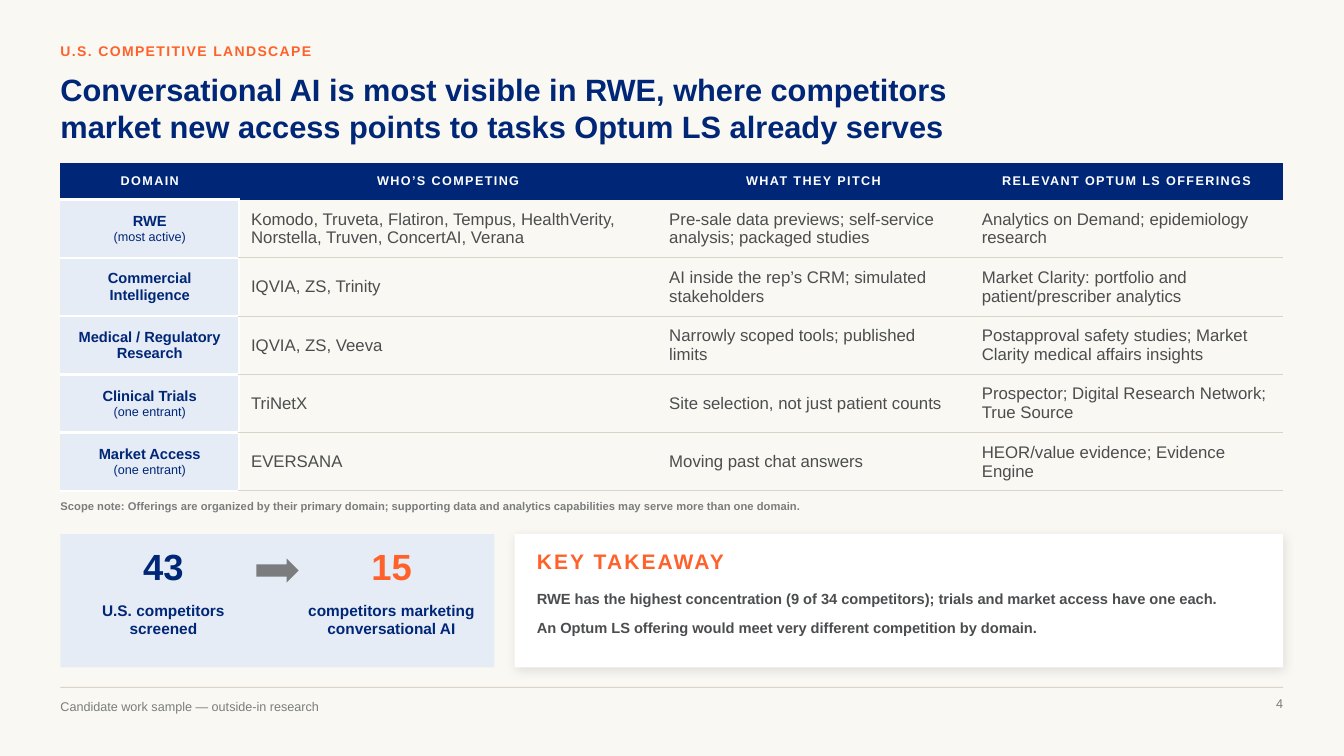
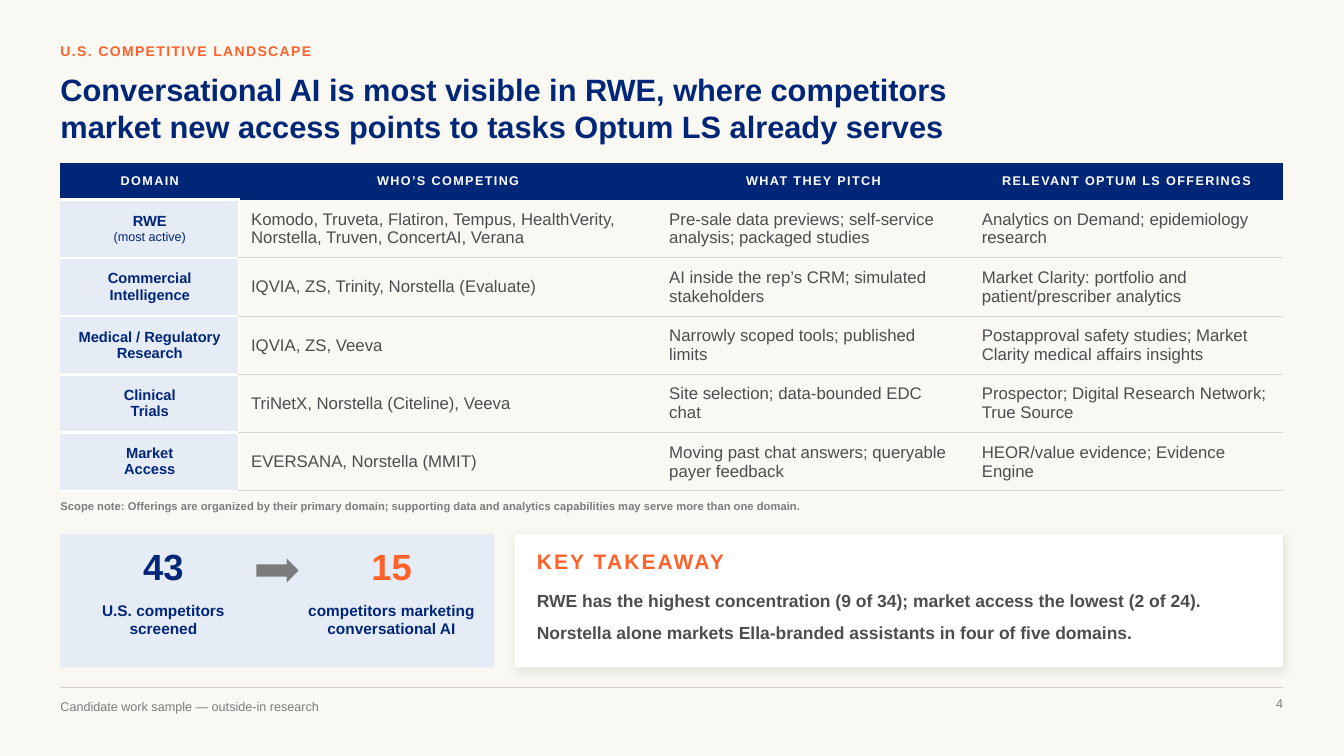
Before and after one commit to marinojt/test, a slide deck: slide 4 of deck/Optum-LS-Conversational-AI-10.16.pptx. Drawn at 1344x756 pixels with LibreOffice and Linux fonts; fonts in the diff are those of the drawing. Boxes give left, top, right and bottom in pixels: in the first picture for what was removed or moved away, otherwise in the second. Text is boxed around its words. In the diff, an @@ line names an element or a change of style, - is before the commit and + after.

```diff
--- a/deck/Optum-LS-Conversational-AI-10.16.pptx
+++ b/deck/Optum-LS-Conversational-AI-10.16.pptx
@@ table at [60, 163, 1284, 491] @@
-row 3, column 2: IQVIA, ZS, Trinity
+row 3, column 2: IQVIA, ZS, Trinity, Norstella (Evaluate)
-row 5: Clinical Trials / (one entrant) | TriNetX | Site selection, not just patient counts | Prospector; Digital Research Network; True Source
+row 5: Clinical Trials | TriNetX, Norstella (Citeline), Veeva | Site selection; data-bounded EDC chat | Prospector; Digital Research Network; True Source
-row 6: Market Access / (one entrant) | EVERSANA | Moving past chat answers | HEOR/value evidence; Evidence Engine
+row 6: Market Access | EVERSANA, Norstella (MMIT) | Moving past chat answers; queryable payer feedback | HEOR/value evidence; Evidence Engine
@@ text at [537, 594, 1201, 639]: text changed; size 10.5 to 12.5 pt @@
-RWE has the highest concentration (9 of 34 competitors); trials and market access have one each.
-An Optum LS offering would meet very different competition by domain.
+RWE has the highest concentration (9 of 34); market access the lowest (2 of 24).
+Norstella alone markets Ella-branded assistants in four of five domains.
```
Also in this commit, not shown: 4 other slides changed, 6 other files.
